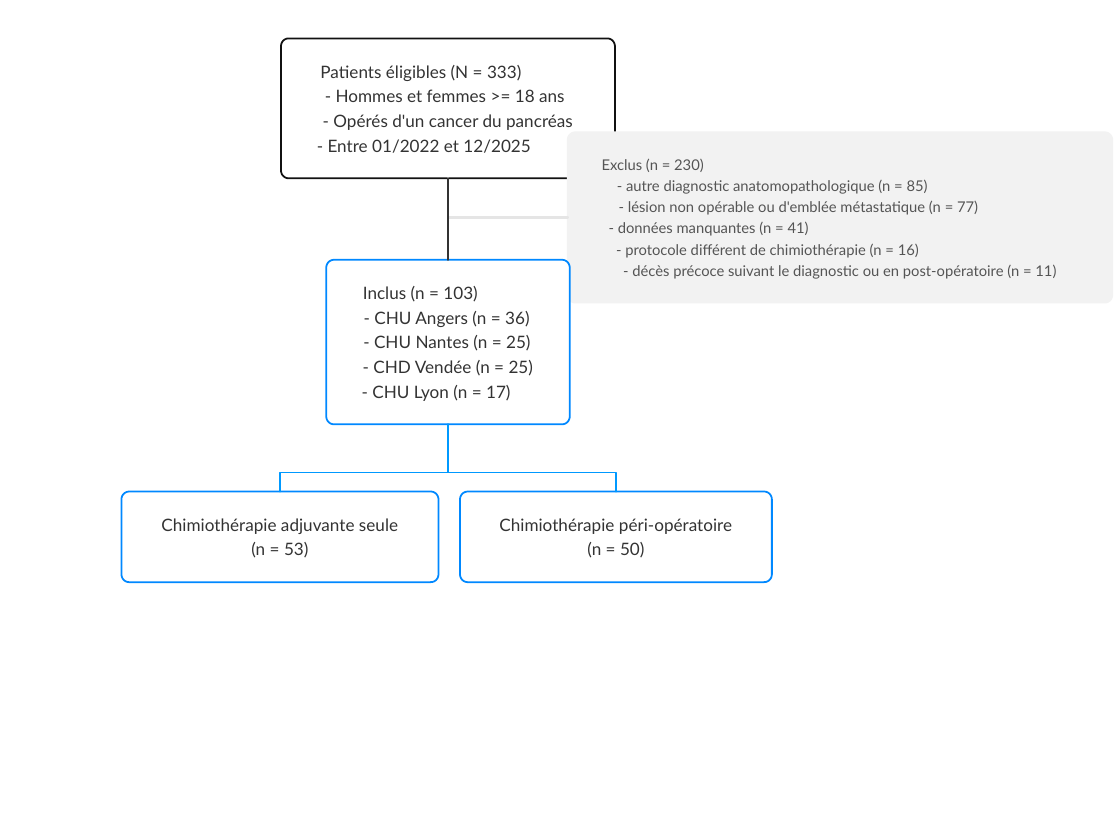
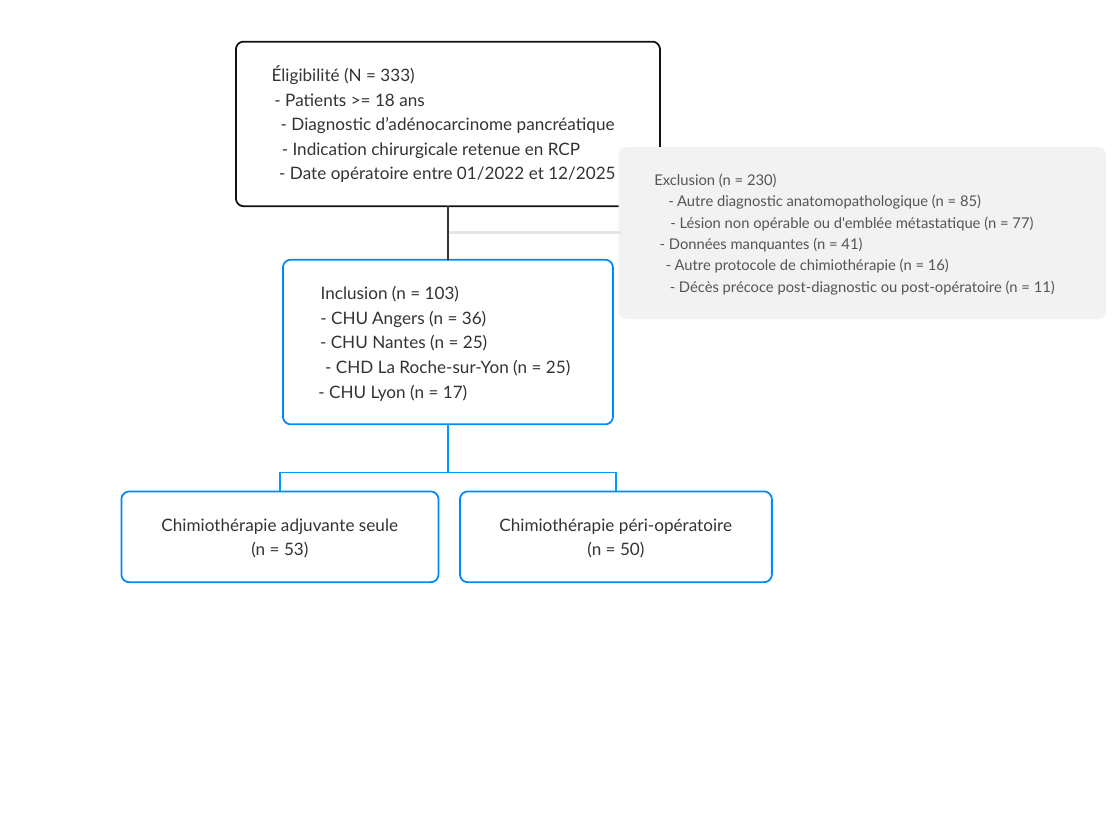
Before and after one commit to hebstr/These-pancreas, a slide deck: slide 1 of output/fig_flowchart.pptx. Drawn at 1120x840 pixels with LibreOffice and Linux fonts; fonts in the diff are those of the drawing. Boxes give left, top, right and bottom in pixels: in the first picture for what was removed or moved away, otherwise in the second. Text is boxed around its words. In the diff, an @@ line names an element or a change of style, - is before the commit and + after.

```diff
--- a/output/fig_flowchart.pptx
+++ b/output/fig_flowchart.pptx
@@ freeform shape resized from (x1=281, y1=38, x2=615, y2=178) to (x1=236, y1=41, x2=661, y2=206) @@
@@ text at (x1=272, y1=67, x2=414, y2=84): text changed @@
-Patients éligibles (N = 333)
+Éligibilité (N = 333)
@@ text at (x1=285, y1=93, x2=425, y2=106): text changed @@
-- Hommes et femmes >= 18 ans
+- Patients >= 18 ans
@@ text added at (x1=291, y1=117, x2=615, y2=133), 11 pt, text #333333 @@
+- Diagnostic d’adénocarcinome pancréatique
@@ text removed at (x1=333, y1=114, x2=573, y2=130) @@
-- Opérés d'un cancer du pancréas
@@ text added at (x1=293, y1=142, x2=580, y2=158), 11 pt, text #333333 @@
+- Indication chirurgicale retenue en RCP
@@ freeform shape resized from (x1=568, y1=132, x2=1112, y2=302) to (x1=619, y1=148, x2=1105, y2=318) @@
@@ text at (x1=290, y1=166, x2=615, y2=182): text changed @@
-- Entre 01/2022 et 12/2025
+- Date opératoire entre 01/2022 et 12/2025
@@ text at (x1=654, y1=174, x2=777, y2=187): text changed @@
-Exclus (n = 230)
+Exclusion (n = 230)
@@ freeform shape resized from (x1=448, y1=178, x2=448, y2=260) to (x1=448, y1=206, x2=448, y2=260) @@
@@ freeform shape resized from (x1=448, y1=178, x2=568, y2=217) to (x1=448, y1=206, x2=619, y2=233) @@
@@ text at (x1=677, y1=195, x2=981, y2=209): text changed @@
-- autre diagnostic anatomopathologique (n = 85)
+- Autre diagnostic anatomopathologique (n = 85)
@@ freeform shape moved from (x1=568, y1=217, x2=568, y2=217) to (x1=619, y1=233, x2=619, y2=233) @@
@@ text at (x1=669, y1=238, x2=862, y2=252): text changed @@
-- données manquantes (n = 41)
+- Données manquantes (n = 41)
@@ text at (x1=680, y1=217, x2=1033, y2=231): text changed @@
-- lésion non opérable ou d'emblée métastatique (n = 77)
+- Lésion non opérable ou d'emblée métastatique (n = 77)
@@ freeform shape resized from (x1=326, y1=260, x2=569, y2=424) to (x1=283, y1=260, x2=614, y2=424) @@
@@ text at (x1=675, y1=259, x2=949, y2=273): text changed @@
-- protocole différent de chimiothérapie (n = 16)
+- Autre protocole de chimiothérapie (n = 16)
@@ text at (x1=321, y1=286, x2=459, y2=302): text changed @@
-Inclus (n = 103)
+Inclusion (n = 103)
@@ text at (x1=679, y1=281, x2=1055, y2=295): text changed @@
-- décès précoce suivant le diagnostic ou en post-opératoire (n = 11)
+- Décès précoce post-diagnostic ou post-opératoire (n = 11)
@@ 3 texts moved together from (x1=372, y1=311, x2=530, y2=401) to (x1=329, y1=311, x2=487, y2=401) @@
@@ text at (x1=336, y1=360, x2=570, y2=376): text changed @@
-- CHD Vendée (n = 25)
+- CHD La Roche-sur-Yon (n = 25)
```
Also in this commit, not shown: 56 other files.
